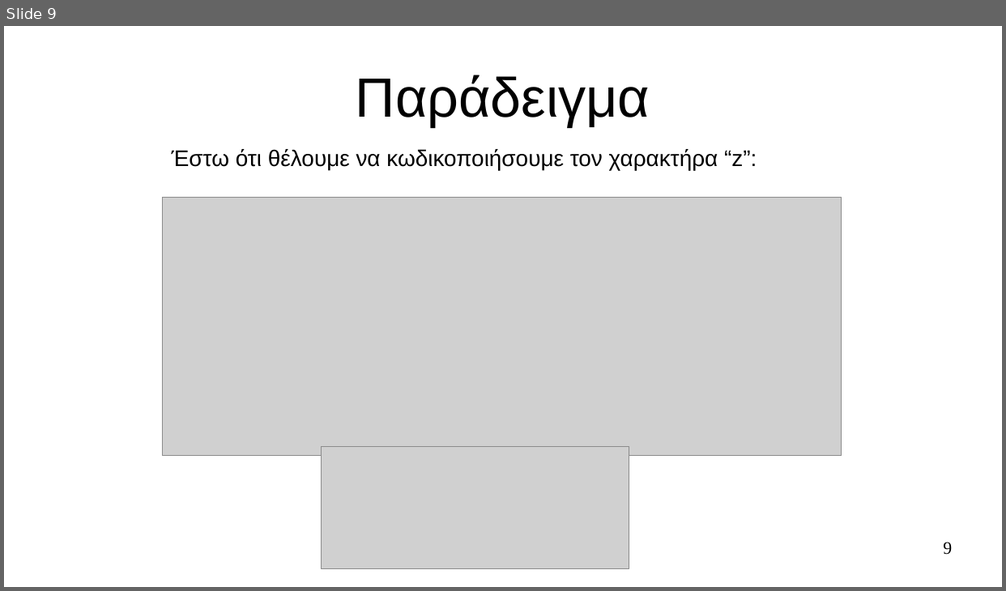
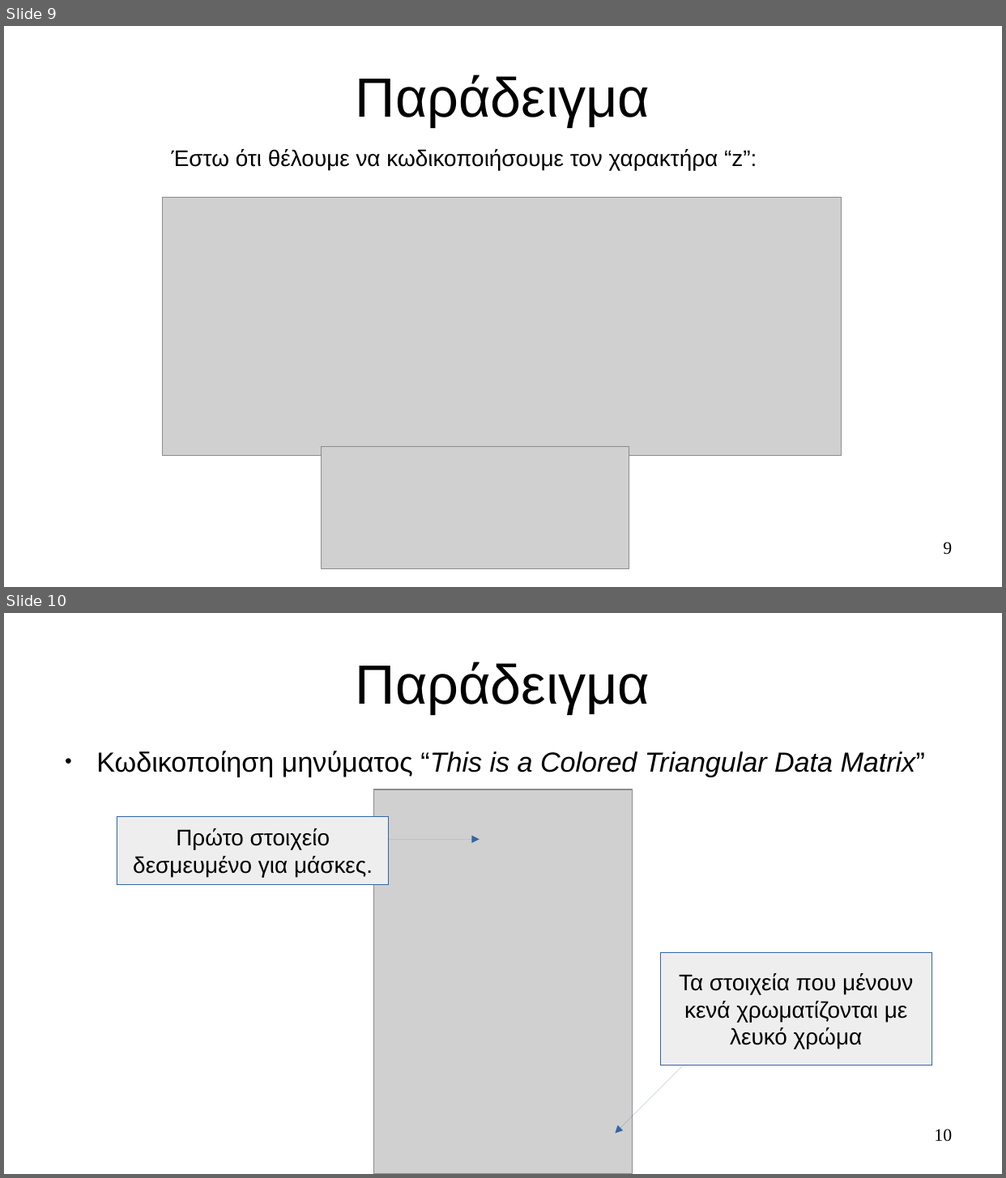
Before and after one commit to pevanget/Trigonix, a slide deck: Trigonix/Documentation/Παρουσίαση.odp. Shown one above the other, each under a label of ours: slide 9 before the commit, slides 9 and 10 after it. The pictures are 1006x591 and 1006x1178 pixels, drawn with LibreOffice and Linux fonts; fonts in the diff are those of the drawing; grey boxes stand for pictures. Boxes give left, top, right and bottom in pixels: in the first picture for what was removed or moved away, otherwise in the second. Text is boxed around its words. In the diff, an @@ line names an element or a change of style, - is before the commit and + after.

```diff
--- a/Trigonix/Documentation/Παρουσίαση.odp
+++ b/Trigonix/Documentation/Παρουσίαση.odp
@@ slide 10 added at (4,613,1002,1174), background #FFFFFF @@
@@ title added at (356,662,650,714), 44 pt, text #000000 @@
+Παράδειγμα
@@ text added at (96,751,925,777), 22 pt, text #000000, italic @@
+● Κωδικοποίηση μηνύματος “This is a Colored Triangular Data Matrix”
@@ picture added at (374,790,633,1174) @@
@@ rectangle added at (117,817,389,884), fill #EEEEEE, outline #3465A4 0 pt, 18 pt, text #000000 @@
+Πρώτο στοιχείο δεσμευμένο για μάσκες.
@@ arrow added from (389, 839) to (479, 839), #3465A4 0 pt @@
@@ rectangle added at (661,952,932,1066), fill #EEEEEE, outline #3465A4 0 pt, 18 pt, text #000000 @@
+Τα στοιχεία που μένουν κενά χρωματίζονται με λευκό χρώμα
@@ arrow added from (683, 1066) to (616, 1134), #3465A4 0 pt @@
@@ page number added at (934,1129,952,1142), 14 pt, text #000000 @@
+10
```
Also in this commit, not shown: 1 slide changed, 5 other slides added, 1 slide removed, 4 other files.
